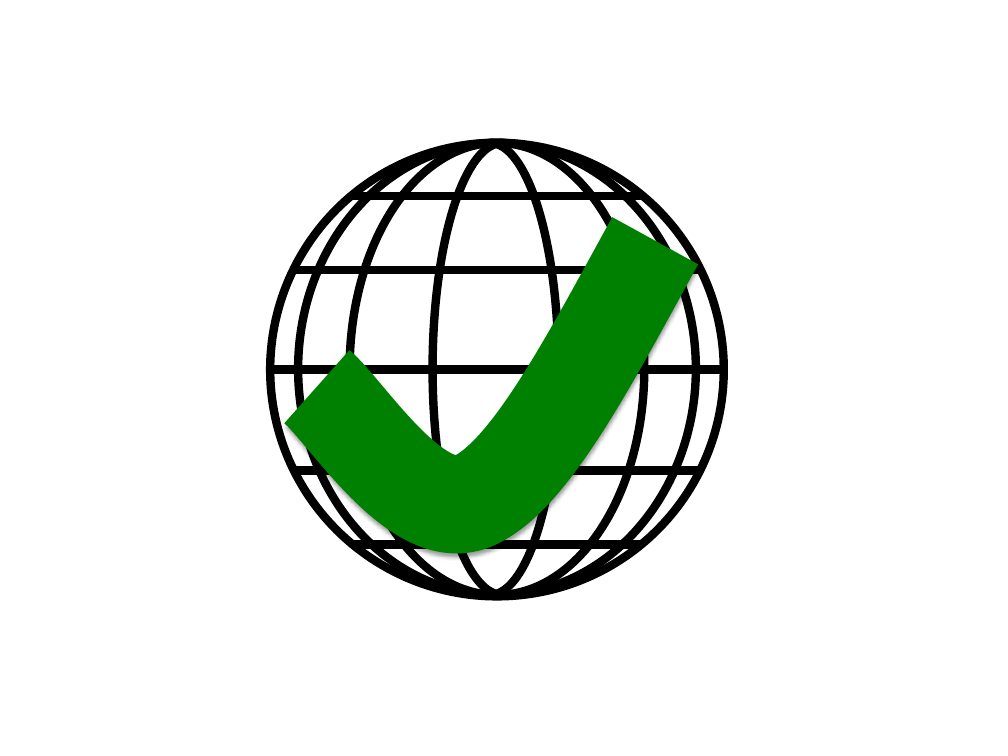
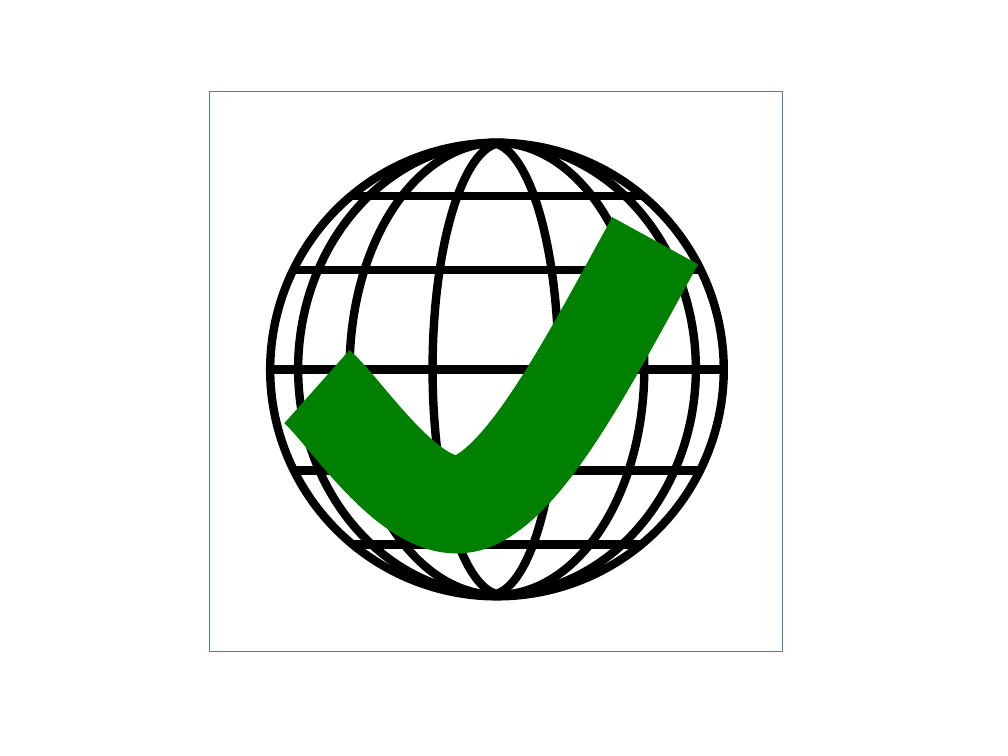
Before and after one commit to nasa/DERT, a slide deck: slide 47 of dert/doc/Icons.pptx. Drawn at 1008x756 pixels with LibreOffice and Linux fonts; fonts in the diff are those of the drawing. Boxes give left, top, right and bottom in pixels: in the first picture for what was removed or moved away, otherwise in the second. Text is boxed around its words. In the diff, an @@ line names an element or a change of style, - is before the commit and + after.

```diff
--- a/dert/doc/Icons.pptx
+++ b/dert/doc/Icons.pptx
@@ rectangle added at (209,92,782,652), outline #4B7EBC 0.75 pt @@
@@ freeform shape at (317,241,655,505): shadow off @@
```
Also in this commit, not shown: 5 other slides changed, 1 slide added, 1 slide removed, 42 other files.
